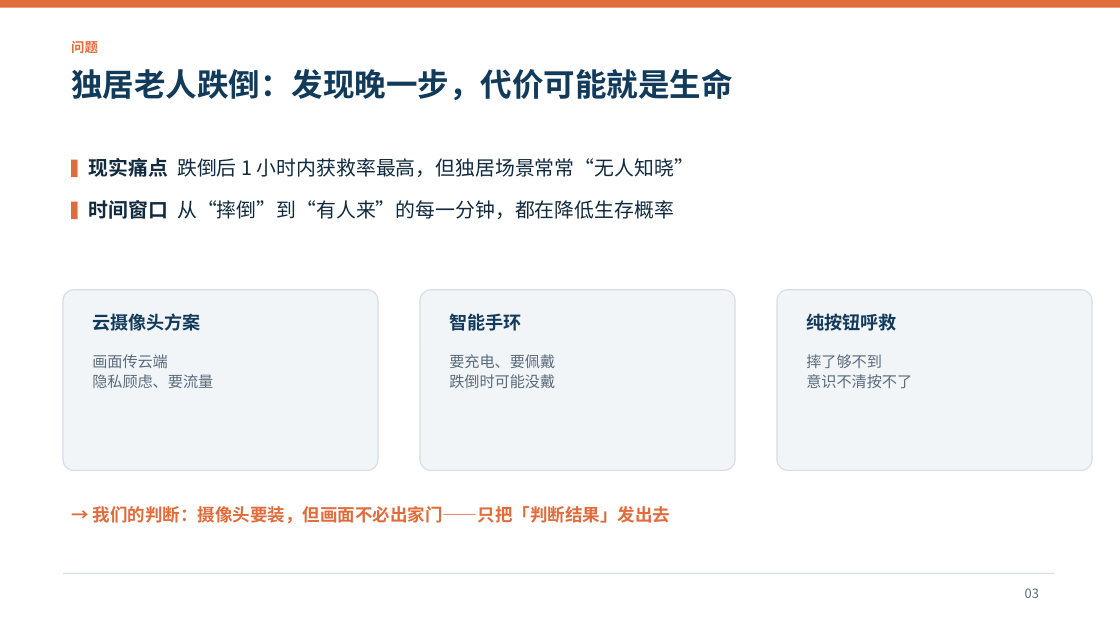
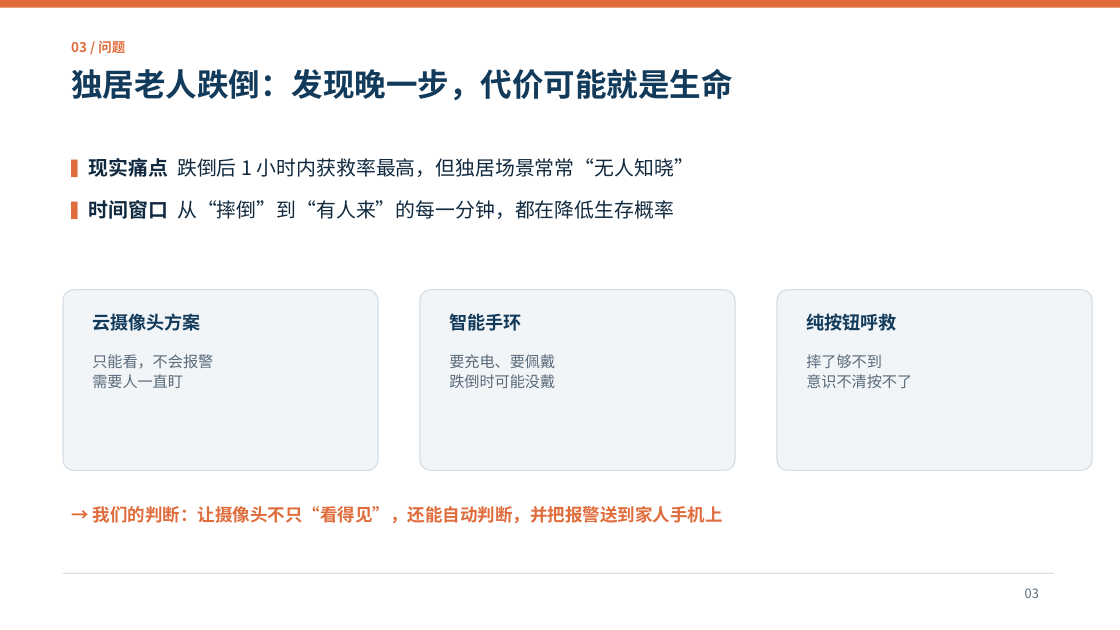
Before and after one commit to Maxsunset/SilverGuard, a slide deck: slide 3 of SilverGuard/docs/SilverGuard_答辩_设计思路与亮点.pptx. Drawn at 1120x630 pixels with LibreOffice and Linux fonts; fonts in the diff are those of the drawing. Boxes give left, top, right and bottom in pixels: in the first picture for what was removed or moved away, otherwise in the second. Text is boxed around its words. In the diff, an @@ line names an element or a change of style, - is before the commit and + after.

Commit message:
答辩 PPT：状态机改为完整转移图，删去不传云端式表述
状态机页：6 状态环形布局 + 带条件标签的转移箭头 + 两条图例补全其余转移；问题页竞品改为“只能看不会报警”；目标页隐私行改为“室内摄像头需告知与授权”；架构/监控页删去“画面不出门”提法，改述为判断在本地、结果联网；局限页补“画面未上云可作为扩展”；kicker 恢复自动页码

```diff
--- a/SilverGuard/docs/SilverGuard_答辩_设计思路与亮点.pptx
+++ b/SilverGuard/docs/SilverGuard_答辩_设计思路与亮点.pptx
@@ text at (71,41,125,53): text changed @@
-问题
+03 / 问题
@@ text at (92,354,213,388): text changed @@
-画面传云端
-隐私顾虑、要流量
+只能看，不会报警
+需要人一直盯
@@ text at (93,506,723,523): text changed @@
-→ 我们的判断：摄像头要装，但画面不必出家门——只把「判断结果」发出去
+→ 我们的判断：让摄像头不只“看得见”，还能自动判断，并把报警送到家人手机上
```
Also in this commit, not shown: 11 other slides changed.
